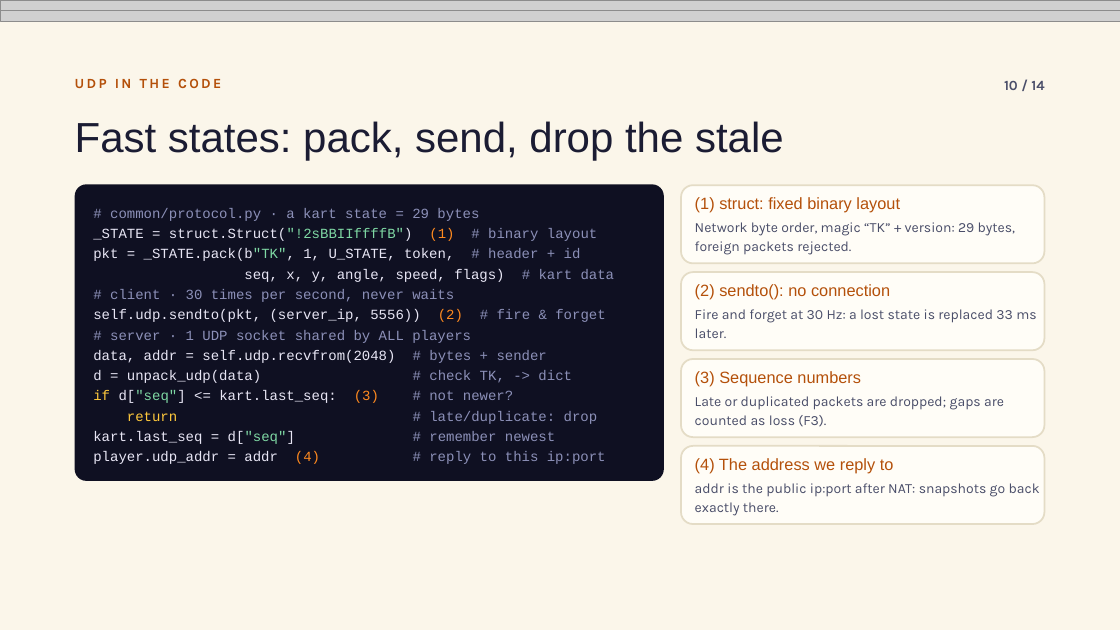
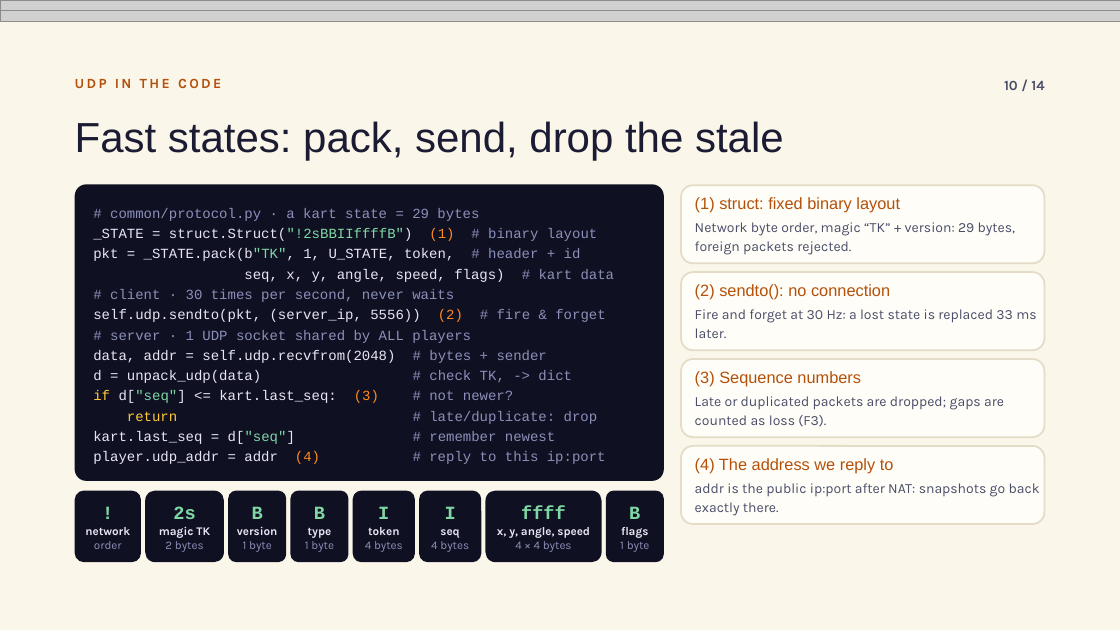
Before and after one commit to BachaBey/Racing-Karts, a slide deck: slide 10 of docs/Turbo Kart Arena – Project 2 (animated).pptx. Drawn at 1120x630 pixels with LibreOffice and Linux fonts; fonts in the diff are those of the drawing; grey boxes stand for pictures. Boxes give left, top, right and bottom in pixels: in the first picture for what was removed or moved away, otherwise in the second. Text is boxed around its words. In the diff, an @@ line names an element or a change of style, - is before the commit and + after.

Commit message:
Presentation slide 10: decode strip for the struct format !2sBBIIffffB

```diff
--- a/docs/Turbo Kart Arena – Project 2 (animated).pptx
+++ b/docs/Turbo Kart Arena – Project 2 (animated).pptx
@@ rounded rectangle added at (x1=75, y1=491, x2=141, y2=562), fill #0F1022, 10 pt, text #E8E6F5, bold @@
+!
+network
+order
@@ rounded rectangle added at (x1=145, y1=491, x2=224, y2=562), fill #0F1022, 10 pt, text #E8E6F5, bold @@
+2s
+magic TK
+2 bytes
@@ rounded rectangle added at (x1=229, y1=491, x2=287, y2=562), fill #0F1022, 10 pt, text #E8E6F5, bold @@
+B
+version
+1 byte
@@ rounded rectangle added at (x1=291, y1=491, x2=349, y2=562), fill #0F1022, 10 pt, text #8C90B8, bold @@
+B
+type
+1 byte
@@ rounded rectangle added at (x1=353, y1=491, x2=415, y2=562), fill #0F1022, 10 pt, text #8C90B8, bold @@
+I
+token
+4 bytes
@@ rounded rectangle added at (x1=419, y1=491, x2=481, y2=562), fill #0F1022, 10 pt, text #8C90B8 @@
+I
+seq
+4 bytes
@@ rounded rectangle added at (x1=486, y1=491, x2=602, y2=562), fill #0F1022, 10 pt, text #E8E6F5, bold @@
+ffff
+x, y, angle, speed
+4 × 4 bytes
@@ rounded rectangle added at (x1=606, y1=491, x2=664, y2=562), fill #0F1022, 10 pt, text #E8E6F5, bold @@
+B
+flags
+1 byte
```
